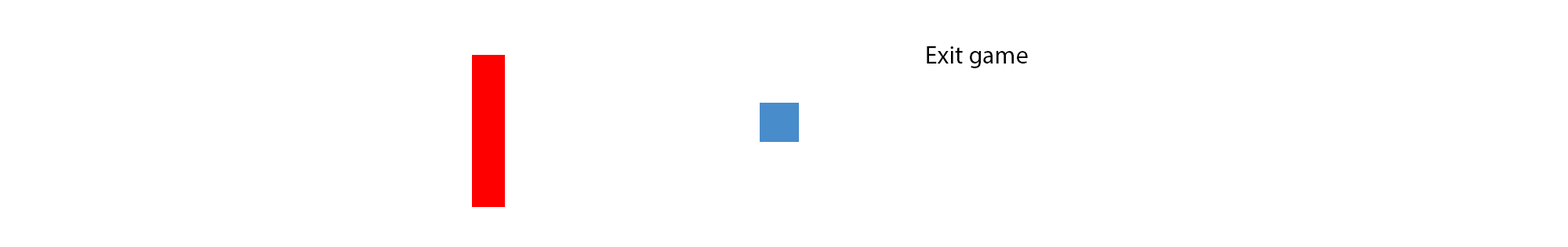
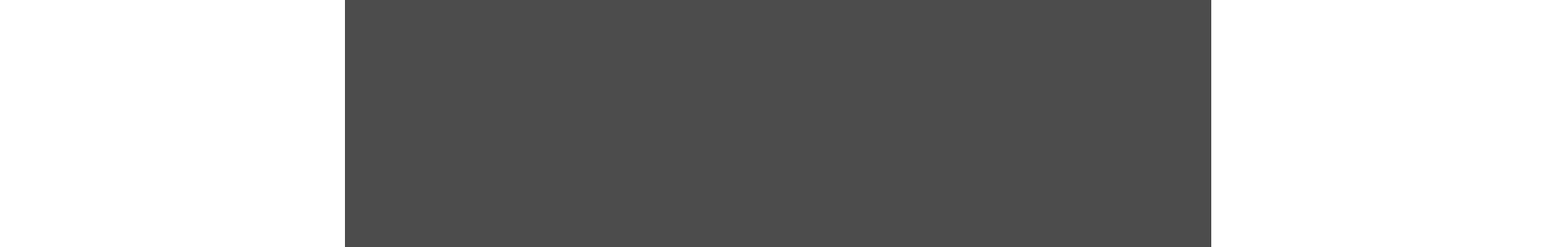
Layer changes from the first 1568x247 image to the second:
renamed "Exit game" to "Exit Game", moved it into group "Texts Main", painted on it over [875, 46, 1028, 194]
removed layer "Rechteck 2" over [759, 102, 799, 142]
removed layer "Rechteck 1" over [471, 54, 505, 207]
renamed "Ebene 0" to "BlackBG", opacity 100% → 70%, moved it above "Ebene 1", painted on it over [344, 0, 1212, 247]
hid "Ebene 1", painted on it over [344, 0, 1212, 247]
